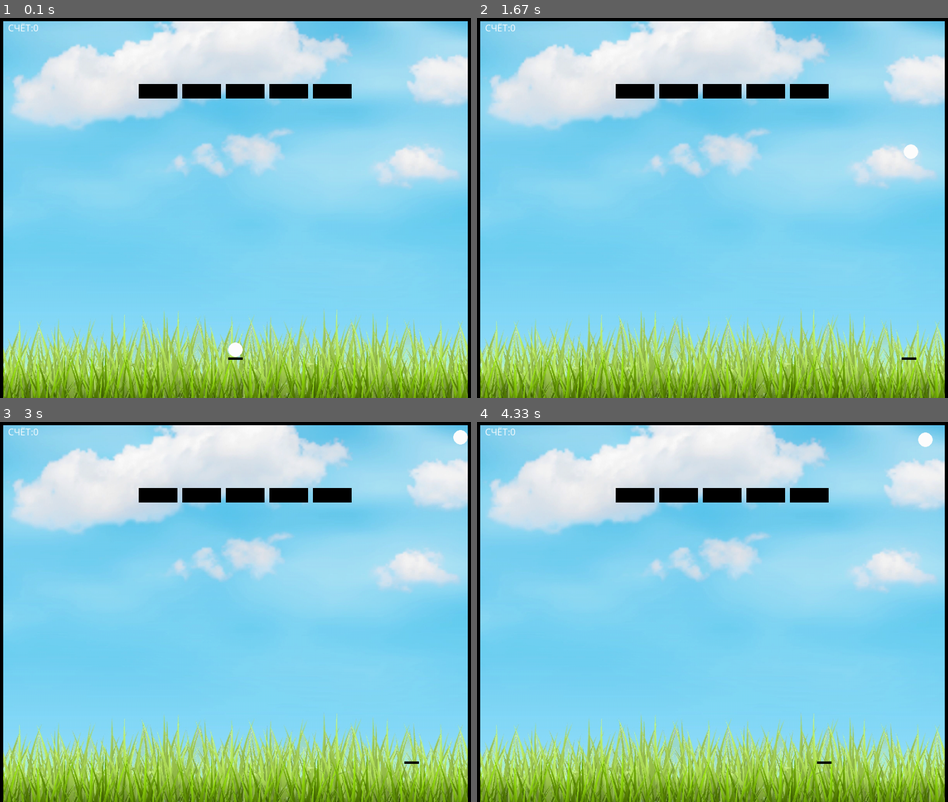
Above: before the commit, frames 1-4 (two rows, left to right).
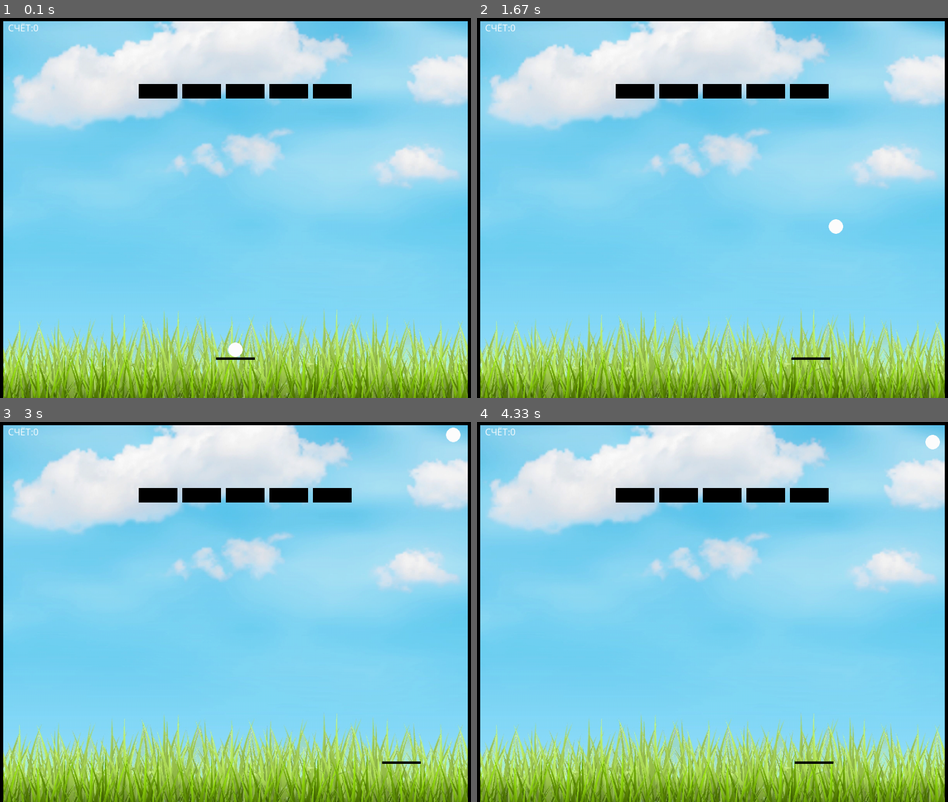
Above: after the commit, the same moments.

Repository: EgorSWEB/pygame
Game: pygame game, started from lesson_21_02.py
Two runs of this game, one before a commit and one after it. Both use one fixed random seed, a clock stepped at 60 frames per second and the inputs below.
Inputs:
- Up to frame 1 (0.1 s): no input
- Up to frame 2 (1.67 s): hold Space 0.33-0.8 s; hold Right 0.33-0.8 s; hold Esc 0.83-1.3 s; hold Right 0.83-1.3 s; tap Space at 0.9, 1.2, 1.4 s; hold Esc from 1.33 s (still down)
- Up to frame 3 (3 s): tap Space at 1.7, 1.9, 2.2, 2.4, 2.7, 2.9 s; release Esc at 1.8 s; hold Right 1.83-2.3 s; hold Right 2.33-2.8 s; hold Left from 2.83 s (still down)
- Up to frame 4 (4.33 s): tap Space at 3.2, 3.47, 3.77, 3.9, 4.2 s; release Left at 3.37 s; hold Left 3.4-3.8 s; hold Right from 3.83 s (still down)

The runs differ from the first frame. In frame 1, less than 0.1% of the frame differs, in the area x 45-55%, y 89-90%; in frame 2, 0.3%, in the area x 66-94%, y 33-90%; in frame 3, 0.2%; in frame 4, 0.2%.

Commit message:
16 05  Классы

Diff:
--- /dev/null
+++ b/class_16_05.py
@@ -0,0 +1,15 @@
+class Student:
+    name = "def"
+
+    def __init__(self, n, age):
+        self.name = n
+        self.age = age
+
+    def hello(self):
+        print(self.name, ", мне", self.age)
+
+st1 = Student("Алексей", 10)
+
+st2 = Student("Владимир", 41)
+
+st1.hello()
--- /dev/null
+++ b/lesson_09_05.py
@@ -0,0 +1,76 @@
+import pygame
+import random2
+
+"""
+mat = [
+[1,3],
+[2, 22],
+[1, 3]
+]
+mat[1][1]
+"""
+class Cell:
+    bomb = False
+    close = True
+    flag = False
+    numb = False
+
+    def __init__(self, x, y):
+        self.x = x
+        self.y = y
+
+COUNT = 10
+W_C = 45
+INDENT = 5
+
+COLOR = (51, 253, 255)
+
+W = 1000
+H = 800
+SIZE = (W, H)
+FPS = 60
+
+field = []
+for i in range(COUNT):
+    row = []
+    for j in range(COUNT):
+        row.append(Cell(j * (W_C + INDENT),  i * (W_C + INDENT)))
+
+
+
+pygame.init()
+
+
+screen = pygame.display.set_mode(SIZE)
+
+loose = False
+running = True
+
+while running:
+    pygame.time.wait(1000 // FPS)
+    screen.fill(COLOR)
+    for event in pygame.event.get():
+        # check for closing window
+        if event.type == pygame.QUIT:
+            running = False
+    pygame.display.flip()
+
+if loose:
+    font = pygame.font.SysFont('Comic Sans MS', 100)
+# Шрифт Comic Sans MS, размер 15
+    data = 'GAME OVER'
+    ts_1 = font.render(data, True, (255, 255, 255))
+    screen.fill((255, 0, 0))
+    screen.blit(ts_1, (W // 5, H // 3 + 50))
+    while running:
+        pygame.time.wait(1000 // FPS)
+
+        # Ввод процесса (события)
+        for event in pygame.event.get():
+            # check for closing window
+            if event.type == pygame.QUIT:
+                running = False
+
+        pygame.display.flip()
+
+pygame.quit()
--- a/lesson_21_02.py
+++ b/lesson_21_02.py
@@ -73,24 +73,29 @@
             vy_circle = vy_circle * (-1)
             s_jump.play()
 
+
 def processing_events():
-    global blocks, circle, no_jump, vx_circle, vy_circle, cnt, x_circle, y_circle, loose, x_plat, running, move_right, move_left
+    global pause, blocks, circle, no_jump, vx_circle, vy_circle, cnt, x_circle, y_circle, loose, x_plat, running, move_right, move_left
 
     for event in pygame.event.get():
         # check for closing window
         if event.type == pygame.QUIT:
             running = False
-        if event.type == pygame.KEYDOWN and event.key == pygame.K_SPACE:
-            vx_circle = 5
-            vy_circle = -5
-        if event.type == pygame.KEYDOWN and event.key == pygame.K_RIGHT:
-            move_right = True
-        if event.type == pygame.KEYUP and event.key == pygame.K_RIGHT:
-            move_right = False
-        if event.type == pygame.KEYDOWN and event.key == pygame.K_LEFT:
-            move_left = True
-        if event.type == pygame.KEYUP and event.key == pygame.K_LEFT:
-            move_left = False
+        if event.type == pygame.KEYDOWN and event.key == pygame.K_ESCAPE:
+             pause = not pause
+        if not pause:
+            if event.type == pygame.KEYDOWN and event.key == pygame.K_SPACE:
+                vx_circle = 5
+                vy_circle = -5
+            if event.type == pygame.KEYDOWN and event.key == pygame.K_RIGHT:
+                move_right = True
+            if event.type == pygame.KEYUP and event.key == pygame.K_RIGHT:
+                move_right = False
+            if event.type == pygame.KEYDOWN and event.key == pygame.K_LEFT:
+                move_left = True
+            if event.type == pygame.KEYUP and event.key == pygame.K_LEFT:
+                move_left = False
+
 
     if move_right and x_plat < W - w_plat - WW - 40:
         x_plat += 7
@@ -115,8 +120,6 @@
 
 pygame.init()
 
-
-
 s_jump = pygame.mixer.Sound('sound.wav')
 
 
@@ -134,7 +137,7 @@
 vx_circle = 0
 vy_circle = 0
 
-w_plat = 30
+w_plat = 80
 h_plat = 5
 x_plat = W // 2 - w_plat // 2
 y_plat = H // 2 + 300 + R_C + 1
@@ -155,6 +158,7 @@
 move_right = False
 move_left = False
 loose = False
+pause = False
 cnt = 0
 
 pygame.font.init()
@@ -165,37 +169,36 @@
 
 while running:
     pygame.time.wait(1000 // FPS)
-    screen.fill(COLOR)
-    screen.blit(bg, (0, 0))
-    for i in range(len(blocks)):
-        pygame.draw.rect(screen, (0, 0, 0), blocks[i], 0)
-
-
-    pygame.draw.rect(screen, (0, 0, 0), (0, 0, W, H + WW), WW)
-    circle = pygame.draw.circle(screen, (255, 255, 255), (x_circle, y_circle), R_C)
-
-    processing_blocks()
-
-    plat = pygame.draw.rect(screen, (0, 0, 0), (x_plat, y_plat, w_plat, h_plat), 0)
-
-    reflection_wall()
-
-    processing_plat()
-
-    x_circle += vx_circle
-    y_circle += vy_circle
-
-
+    if not pause:
+        screen.fill(COLOR)
+        screen.blit(bg, (0, 0))
+        for i in range(len(blocks)):
+            pygame.draw.rect(screen, (0, 0, 0), blocks[i], 0)
+
+
+        pygame.draw.rect(screen, (0, 0, 0), (0, 0, W, H + WW), WW)
+        circle = pygame.draw.circle(screen, (255, 255, 255), (x_circle, y_circle), R_C)
+
+        processing_blocks()
+
+        plat = pygame.draw.rect(screen, (0, 0, 0), (x_plat, y_plat, w_plat, h_plat), 0)
+
+        reflection_wall()
+
+        processing_plat()
+
+        x_circle += vx_circle
+        y_circle += vy_circle
+
+        draw_cnt()
+
+
+        pygame.display.flip()
+
+        if (y_circle > H):
+            running = False
+            loose = True
     processing_events()
-
-    draw_cnt()
-
-
-    pygame.display.flip()
-
-    if (y_circle > H):
-        running = False
-        loose = True
 
 running = True
 
